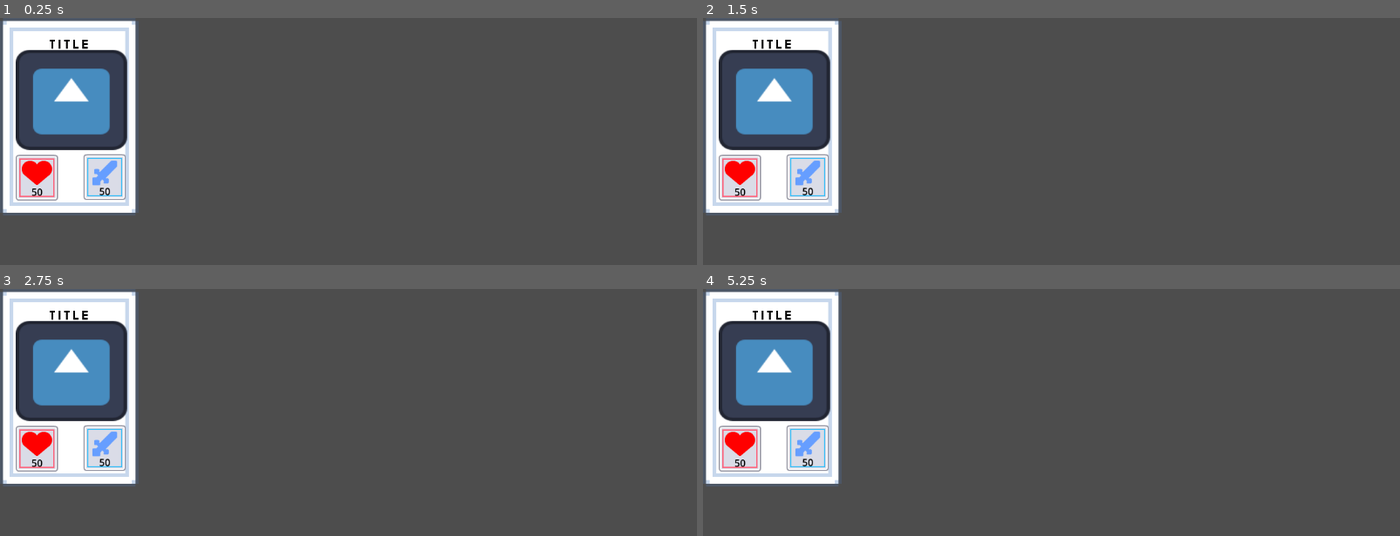
Above: before the commit, frames 1-4 (two rows, left to right).
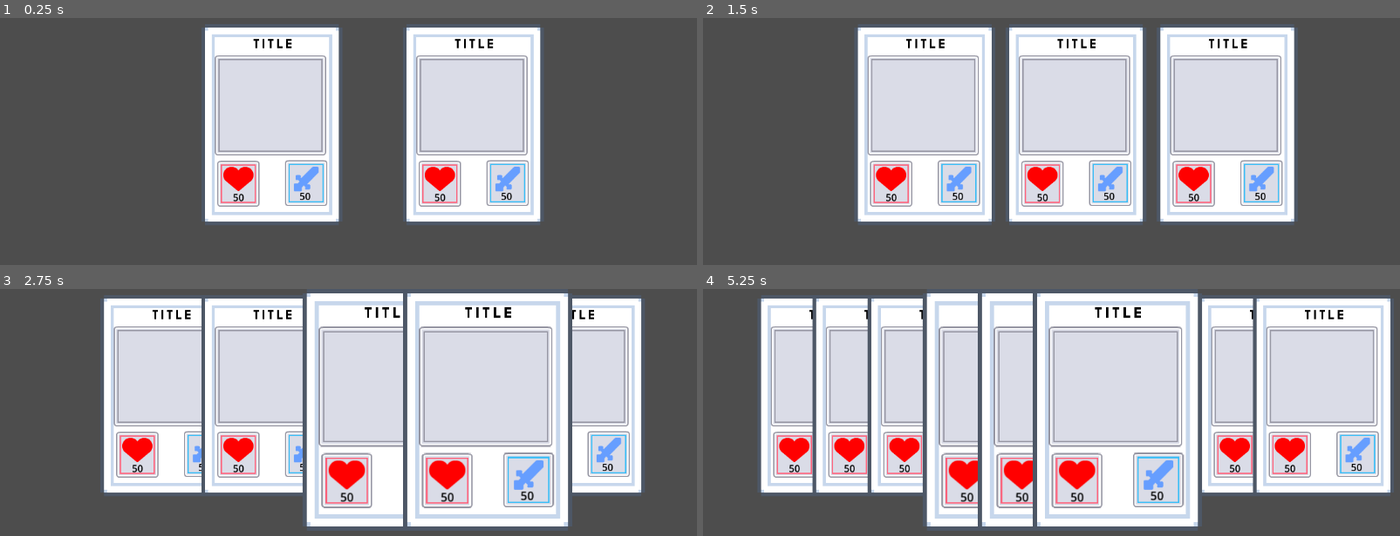
Above: after the commit, the same moments.

Repository: Emarald64/kenny-jam-2025
Game: Godot game, scene res://scenes/hand.tscn
Two runs of this game, one before a commit and one after it. Both use one fixed random seed, a clock stepped at 60 frames per second and the inputs below. Before the commit the project starts from res://scenes/card.tscn. The engine's default icon, where the game draws it, is replaced by a stand-in: a white triangle on a blue panel in a dark square.
Inputs (mouse positions are in pixels of both pictures, inside the frame that each line leads up to):
- Up to frame 1 (0.25 s): no input
- Up to frame 2 (1.5 s): tap Enter at 0.5 s; move the mouse to (1204, 193) at 0.52 s; click (1204, 193) at 0.6 s; tap Space at 1.25 s; move the mouse to (912, 232) at 1.27 s; click (912, 232) at 1.35 s
- Up to frame 3 (2.75 s): tap Enter at 2 s; move the mouse to (418, 397) at 2.02 s; click (418, 397) at 2.1 s
- Up to frame 4 (5.25 s): tap Space at 2.75, 4.25 s; move the mouse to (outside the picture) at 2.77 s; click (outside the picture) at 2.85 s; tap Enter at 3.5 s; move the mouse to (outside the picture) at 3.52 s; click (outside the picture) at 3.6 s; move the mouse to (842, 424) at 4.27 s; click (842, 424) at 4.35 s; move the mouse to (1086, 484) at 5.02 s; click (1086, 484) at 5.1 s

The runs differ from the first frame. In frame 1, 46% of the frame differs, in the area x 0-78%, y 0-84%; in frame 2, 62%; in frame 3, 79%; in frame 4, 84%, in the area x 0-100%, y 0-98%.

Commit message:
added hand and click affects to cards

Diff:
--- a/project.godot
+++ b/project.godot
@@ -11,7 +11,7 @@
 [application]
 
 config/name="kenny jam 2025"
-run/main_scene="uid://bs3aw1vu5tdks"
+run/main_scene="uid://b8t4vpf4mjiik"
 config/features=PackedStringArray("4.4", "GL Compatibility")
 config/icon="res://art/icon.svg"
 
@@ -19,6 +19,14 @@
 
 enabled=PackedStringArray("res://addons/wakatime/plugin.cfg")
 
+[input]
+
+click={
+"deadzone": 0.2,
+"events": [Object(InputEventMouseButton,"resource_local_to_scene":false,"resource_name":"","device":-1,"window_id":0,"alt_pressed":false,"shift_pressed":false,"ctrl_pressed":false,"meta_pressed":false,"button_mask":0,"position":Vector2(0, 0),"global_position":Vector2(0, 0),"factor":1.0,"button_index":1,"canceled":false,"pressed":false,"double_click":false,"script":null)
+]
+}
+
 [rendering]
 
 renderer/rendering_method="gl_compatibility"
--- a/scenes/card.tscn
+++ b/scenes/card.tscn
@@ -3,7 +3,7 @@
 [ext_resource type="Script" uid="uid://6ooxkedivqkr" path="res://scripts/card.gd" id="1_nvopj"]
 [ext_resource type="Texture2D" uid="uid://ccd4tabdsqkok" path="res://art/cards/card_empty.png" id="2_1yd6c"]
 [ext_resource type="FontFile" uid="uid://cbgg56c6o16u1" path="res://art/Silkscreen-Regular.ttf" id="3_we8pq"]
-[ext_resource type="Texture2D" uid="uid://dutijogoqw7n1" path="res://art/icon.svg" id="4_4wvaf"]
+[ext_resource type="StyleBox" uid="uid://ci5ad2xs3octa" path="res://assets/grey_stylebox.tres" id="4_nvopj"]
 [ext_resource type="StyleBox" uid="uid://clj15pscsn72c" path="res://assets/red stylebox.tres" id="5_u8dfr"]
 [ext_resource type="Texture2D" uid="uid://ci1gn53fglb2m" path="res://art/suit_hearts.png" id="6_hpf3o"]
 [ext_resource type="Texture2D" uid="uid://2gw8obgwlbyt" path="res://art/borders/button_square_line-blue.png" id="7_42b55"]
@@ -16,28 +16,19 @@
 texture_margin_right = 8.0
 texture_margin_bottom = 8.0
 
-[node name="Card" type="Control"]
-layout_mode = 3
+[node name="Background" type="TextureRect"]
+texture_filter = 1
+custom_minimum_size = Vector2(234, 334)
 anchors_preset = 15
 anchor_right = 1.0
 anchor_bottom = 1.0
-offset_right = -922.0
-offset_bottom = -320.0
-grow_horizontal = 2
-grow_vertical = 2
-script = ExtResource("1_nvopj")
-AffectText = "hello world"
-
-[node name="Background" type="TextureRect" parent="."]
-texture_filter = 1
-layout_mode = 1
-anchors_preset = 15
-anchor_right = 1.0
-anchor_bottom = 1.0
+offset_right = -918.0
+offset_bottom = -314.0
 grow_horizontal = 2
 grow_vertical = 2
 texture = ExtResource("2_1yd6c")
 stretch_mode = 4
+script = ExtResource("1_nvopj")
 
 [node name="Title" type="Label" parent="."]
 texture_filter = 1
@@ -45,61 +36,53 @@
 anchors_preset = 5
 anchor_left = 0.5
 anchor_right = 0.5
-offset_left = -36.0
-offset_top = 26.0
-offset_right = 33.0
-offset_bottom = 57.0
+offset_left = -34.5
+offset_top = 15.0
+offset_right = 34.5
+offset_bottom = 46.0
 grow_horizontal = 2
 theme_override_colors/font_color = Color(0, 0, 0, 1)
 theme_override_fonts/font = ExtResource("3_we8pq")
 theme_override_font_sizes/font_size = 24
 text = "Title"
 
-[node name="TextureRect" type="TextureRect" parent="."]
-layout_mode = 0
+[node name="Panel" type="Panel" parent="."]
+texture_filter = 1
+offset_left = 22.0
+offset_top = 52.0
+offset_right = 206.0
+offset_bottom = 218.0
+mouse_filter = 1
+theme_override_styles/panel = ExtResource("4_nvopj")
+
+[node name="Health" type="Panel" parent="."]
+texture_filter = 1
 offset_left = 26.0
-offset_top = 53.0
-offset_right = 210.0
-offset_bottom = 219.0
-texture = ExtResource("4_4wvaf")
-expand_mode = 2
-
-[node name="Control" type="Control" parent="."]
-layout_mode = 2
-anchors_preset = 0
-offset_left = 34.0
-offset_top = 243.0
-offset_right = 84.0
-offset_bottom = 295.0
-
-[node name="PanelContainer" type="PanelContainer" parent="Control"]
-texture_filter = 1
-layout_mode = 0
-offset_left = -8.0
-offset_top = -16.0
-offset_right = 62.0
-offset_bottom = 60.0
+offset_top = 227.0
+offset_right = 96.0
+offset_bottom = 303.0
 theme_override_styles/panel = ExtResource("5_u8dfr")
 
-[node name="heart" type="TextureRect" parent="Control"]
+[node name="heart" type="TextureRect" parent="Health"]
 self_modulate = Color(1, 0, 0, 1)
 texture_filter = 2
 layout_mode = 2
-offset_left = -5.0
-offset_top = -18.0
-offset_right = 59.0
-offset_bottom = 46.0
+offset_left = 3.0
+offset_top = -2.0
+offset_right = 67.0
+offset_bottom = 62.0
 texture = ExtResource("6_hpf3o")
 
-[node name="Health" type="Label" parent="Control"]
+[node name="Health" type="Label" parent="Health"]
+texture_filter = 2
 layout_mode = 1
 anchors_preset = 15
 anchor_right = 1.0
 anchor_bottom = 1.0
-offset_left = 2.0
-offset_top = 17.0
-offset_right = 3.0
-offset_bottom = 23.0
+offset_left = 9.0
+offset_top = 49.0
+offset_right = -8.0
+offset_bottom = -4.0
 grow_horizontal = 2
 grow_vertical = 2
 theme_override_colors/font_color = Color(0, 0, 0, 1)
@@ -107,44 +90,35 @@
 horizontal_alignment = 1
 vertical_alignment = 1
 
-[node name="Control2" type="Control" parent="."]
-layout_mode = 2
-anchors_preset = 0
-offset_left = 146.0
-offset_top = 242.0
-offset_right = 196.0
-offset_bottom = 294.0
-mouse_filter = 1
-
-[node name="PanelContainer" type="PanelContainer" parent="Control2"]
+[node name="Attack" type="Panel" parent="."]
 texture_filter = 1
-layout_mode = 0
-offset_left = -8.0
-offset_top = -16.0
-offset_right = 62.0
-offset_bottom = 60.0
+offset_left = 138.0
+offset_top = 226.0
+offset_right = 208.0
+offset_bottom = 302.0
 theme_override_styles/panel = SubResource("StyleBoxTexture_lbpyt")
 
-[node name="sword" type="TextureRect" parent="Control2"]
+[node name="sword" type="TextureRect" parent="Attack"]
 self_modulate = Color(0.4, 0.62, 1, 1)
 texture_filter = 2
 layout_mode = 2
-offset_left = 3.0
-offset_top = -9.0
-offset_right = 67.0
-offset_bottom = 55.0
+offset_left = 11.0
+offset_top = 7.0
+offset_right = 75.0
+offset_bottom = 71.0
 scale = Vector2(0.754253, 0.754253)
 texture = ExtResource("8_xjciw")
 
-[node name="Attack" type="Label" parent="Control2"]
+[node name="Attack" type="Label" parent="Attack"]
+texture_filter = 2
 layout_mode = 1
 anchors_preset = 15
 anchor_right = 1.0
 anchor_bottom = 1.0
-offset_left = 2.0
-offset_top = 17.0
-offset_right = 3.0
-offset_bottom = 23.0
+offset_left = 7.0
+offset_top = 48.0
+offset_right = -10.0
+offset_bottom = -5.0
 grow_horizontal = 2
 grow_vertical = 2
 theme_override_colors/font_color = Color(0, 0, 0, 1)
@@ -152,5 +126,5 @@
 horizontal_alignment = 1
 vertical_alignment = 1
 
-[connection signal="mouse_entered" from="." to="." method="_on_mouse_entered"]
+[connection signal="gui_input" from="." to="." method="_on_gui_input"]
 [connection signal="mouse_exited" from="." to="." method="_on_mouse_exited"]
--- /dev/null
+++ b/scenes/hand.tscn
@@ -0,0 +1,26 @@
+[gd_scene load_steps=3 format=3 uid="uid://b8t4vpf4mjiik"]
+
+[ext_resource type="Script" uid="uid://d1bdo4ijwersg" path="res://scripts/hand.gd" id="1_eyfoh"]
+[ext_resource type="PackedScene" uid="uid://bs3aw1vu5tdks" path="res://scenes/card.tscn" id="2_cmdsa"]
+
+[node name="hand" type="Node2D"]
+script = ExtResource("1_eyfoh")
+
+[node name="Card" parent="." instance=ExtResource("2_cmdsa")]
+anchors_preset = 0
+anchor_right = 0.0
+anchor_bottom = 0.0
+offset_left = 50.0
+offset_top = 5.0
+offset_right = 92.0
+offset_bottom = 65.0
+grow_horizontal = 1
+grow_vertical = 1
+
+[node name="Card2" parent="." instance=ExtResource("2_cmdsa")]
+anchors_preset = 0
+anchor_right = 0.0
+anchor_bottom = 0.0
+offset_left = 46.0
+offset_right = 88.0
+offset_bottom = 60.0
--- a/scripts/card.gd
+++ b/scripts/card.gd
@@ -4,24 +4,40 @@
 var targetType=Card
 @export var AffectText:String
 var popup
+var popupOn=false
 
 # Called when the node enters the scene tree for the first time.
 func _ready() -> void:
 	pass # Replace with function body.
 
-func play(target):
-	pass
+func play():
+	print("Played "+$Title.text)
+	get_parent().addCard(preload("res://scenes/card.tscn").instantiate())
+
+func _process(delta: float) -> void:
+	if Rect2(Vector2(),size).has_point(get_local_mouse_position()):
+		if Input.is_action_just_released("click"):
+			play()
+		if len(AffectText)>0 and not popupOn:
+			popupOn=true
+			popup=preload("res://scenes/popup text.tscn").instantiate()
+			popup.z_index=2
+			popup.get_node("Label").text=AffectText;
+			add_child(popup)
+		scale=Vector2.ONE*1.2
+		position.y=0
+		z_index=1
+	else:
+		if popup!=null:
+			popupOn=false
+			popup.queue_free()
+			#popup=null
+		position.y=10
+		scale=Vector2.ONE
+		z_index=0
 
 
-
-func _on_mouse_entered() -> void:
-	if AffectText!=null:
-		popup=preload("res://scenes/popup text.tscn").instantiate()
-		popup.get_node("Label").text=AffectText;
-		add_child(popup)
-
-
-
-func _on_mouse_exited() -> void:
-	if popup!=null:
-		popup.queue_free()
+func _on_gui_input(event: InputEvent) -> void:
+	#if event is InputEventMouseButton and event.is_released():
+		#play()
+	pass
--- /dev/null
+++ b/scripts/hand.gd
@@ -0,0 +1,26 @@
+extends Node2D
+
+var cards:Array=[]
+
+# Called when the node enters the scene tree for the first time.
+func _ready() -> void:
+	for child in get_children():
+		if child is Card:
+			cards.append(child)
+	print(len(cards))
+	spreadCards()
+
+func spreadCards():
+	for i in range(len(cards)):
+		cards[i].position.x=1000*(i+1)/(len(cards)+1)
+		cards[i].position.y=10
+
+func addCard(card:Card):
+	cards.append(card)
+	add_child(card)
+	spreadCards()
+
+func removeCard(card:Card):
+	cards.erase(card)
+	remove_child(card)
+	spreadCards()
Not shown, added: scripts/hand.gd.uid
